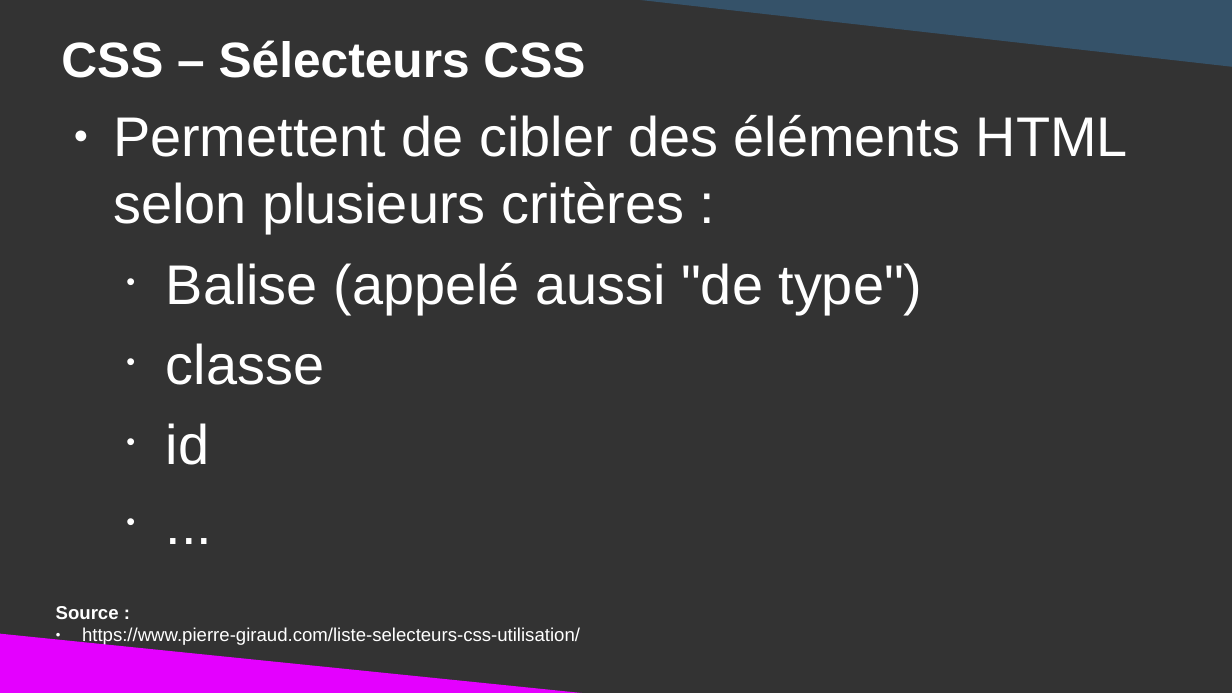
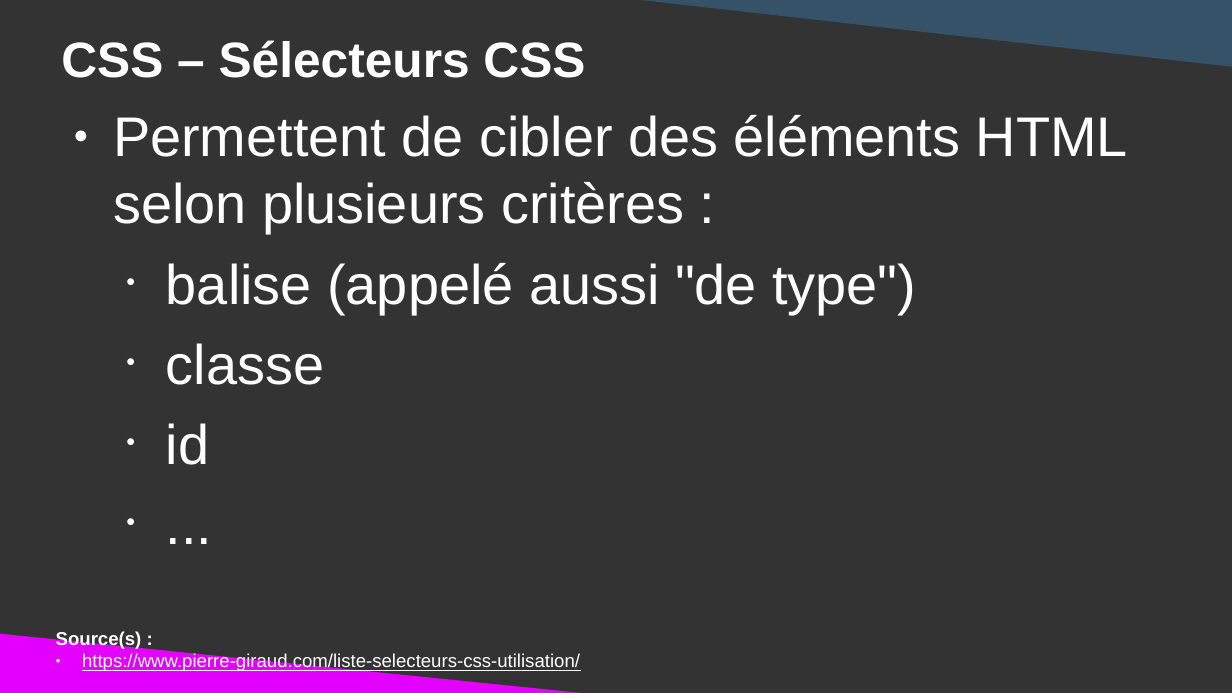
Before and after one commit to DanYellow/cours, a slide deck: slide 27 of integration-web-s1/travaux-pratiques/numero-3/presentation.odp (slide 26 before the commit). Drawn at 1232x693 pixels with LibreOffice and Linux fonts; fonts in the diff are those of the drawing. Boxes give left, top, right and bottom in pixels: in the first picture for what was removed or moved away, otherwise in the second. Text is boxed around its words. In the diff, an @@ line names an element or a change of style, - is before the commit and + after.

```diff
--- a/integration-web-s1/travaux-pratiques/numero-3/presentation.odp
+++ b/integration-web-s1/travaux-pratiques/numero-3/presentation.odp
@@ text at <box>166,263,916,313</box>: text changed @@
-  • Balise (appelé aussi "de type")
+  • balise (appelé aussi "de type")
@@ text "Source(s) :": place and size @@
-text "Source(s) :" at <box>56,606,580,646</box>
+text "Source(s) :" at <box>56,631,580,672</box>
@@ text at <box>56,631,142,650</box>: text changed @@
-Source :
+Source(s) :
@@ text at <box>82,653,580,672</box>: underline on in "https://www.pierre-giraud.com/liste-selecteurs-css-utilisati ..." @@
```
Also in this commit, not shown: 17 other slides changed, 1 slide added, 6 other files.
